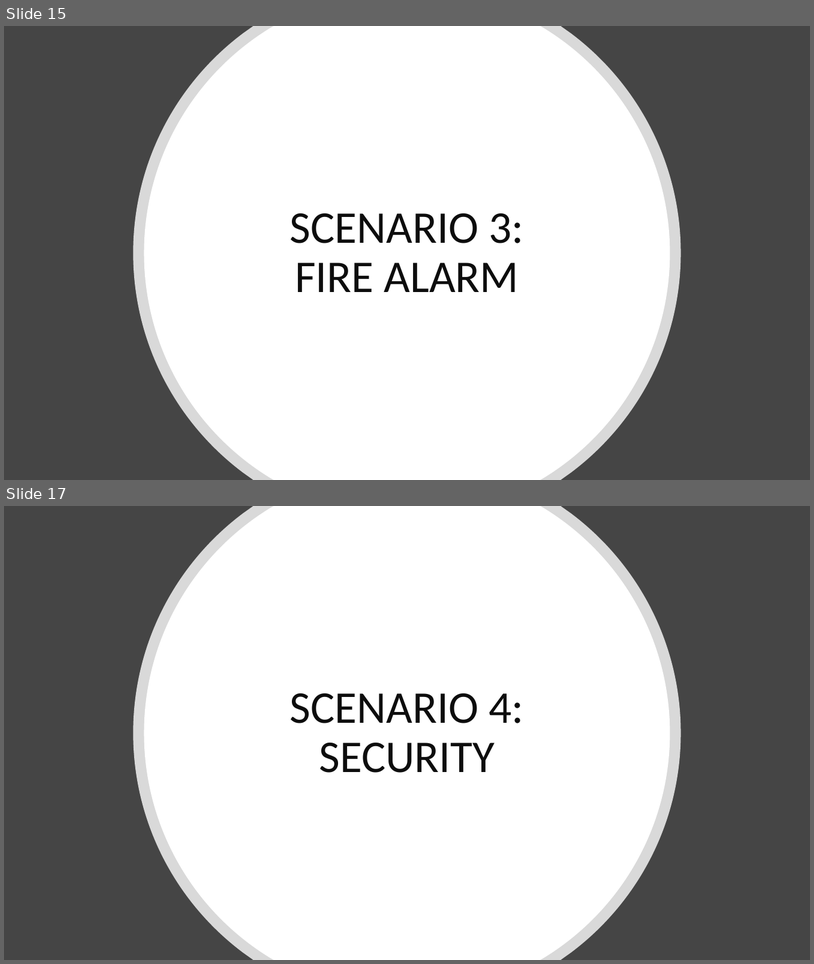
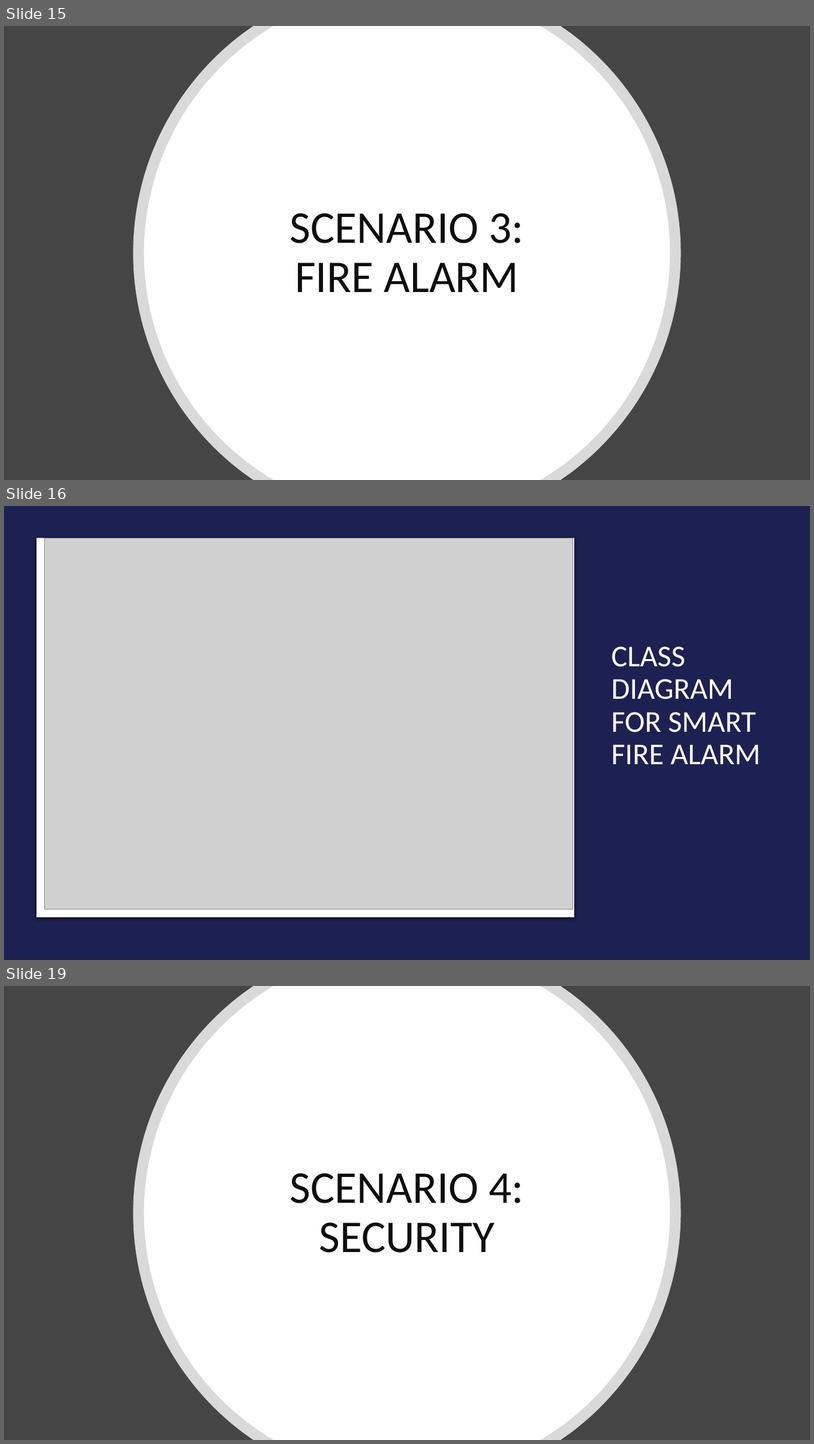
Before and after one commit to Microcontroller-Team-1/winter20-21, a slide deck: Project_Week_7&8/Precise Analysis.pptx. Shown one above the other, each under a label of ours: slides 15 and 17 before the commit, slides 15, 16 and 19 after it; the slides between them are not shown. The pictures are 814x964 and 814x1444 pixels, drawn with LibreOffice and Linux fonts; fonts in the diff are those of the drawing; grey boxes stand for pictures. Boxes give left, top, right and bottom in pixels: in the first picture for what was removed or moved away, otherwise in the second. Text is boxed around its words. In the diff, an @@ line names an element or a change of style, - is before the commit and + after.

```diff
--- a/Project_Week_7&8/Precise Analysis.pptx
+++ b/Project_Week_7&8/Precise Analysis.pptx
@@ slide 16 added at (x1=4, y1=506, x2=810, y2=960), background #E7E6E6 @@
@@ rectangle added at (x1=4, y1=506, x2=810, y2=960), fill #1D2151 @@
@@ rounded rectangle added at (x1=36, y1=538, x2=575, y2=917), fill #FFFFFF, outline #C8CACA 0.75 pt @@
@@ picture added at (x1=45, y1=538, x2=573, y2=909) @@
@@ title added at (x1=612, y1=646, x2=761, y2=764), 36 pt, text #FFFFFF @@
+CLASS DIAGRAM FOR SMART FIRE ALARM
@@ what was slide 17 is now slide 19 @@
```
Also in this commit, not shown: 1 slide changed, 1 other slide added.
